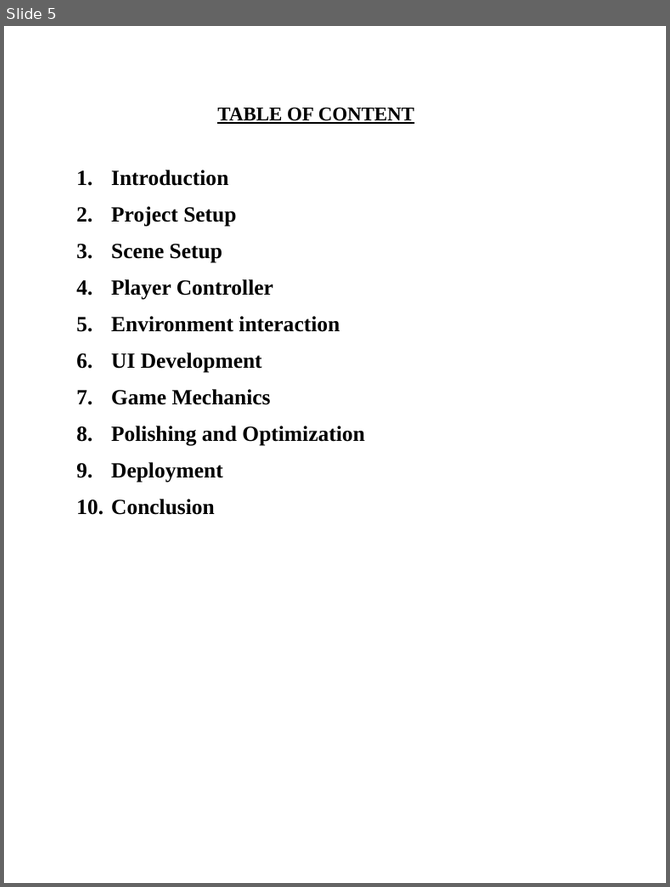
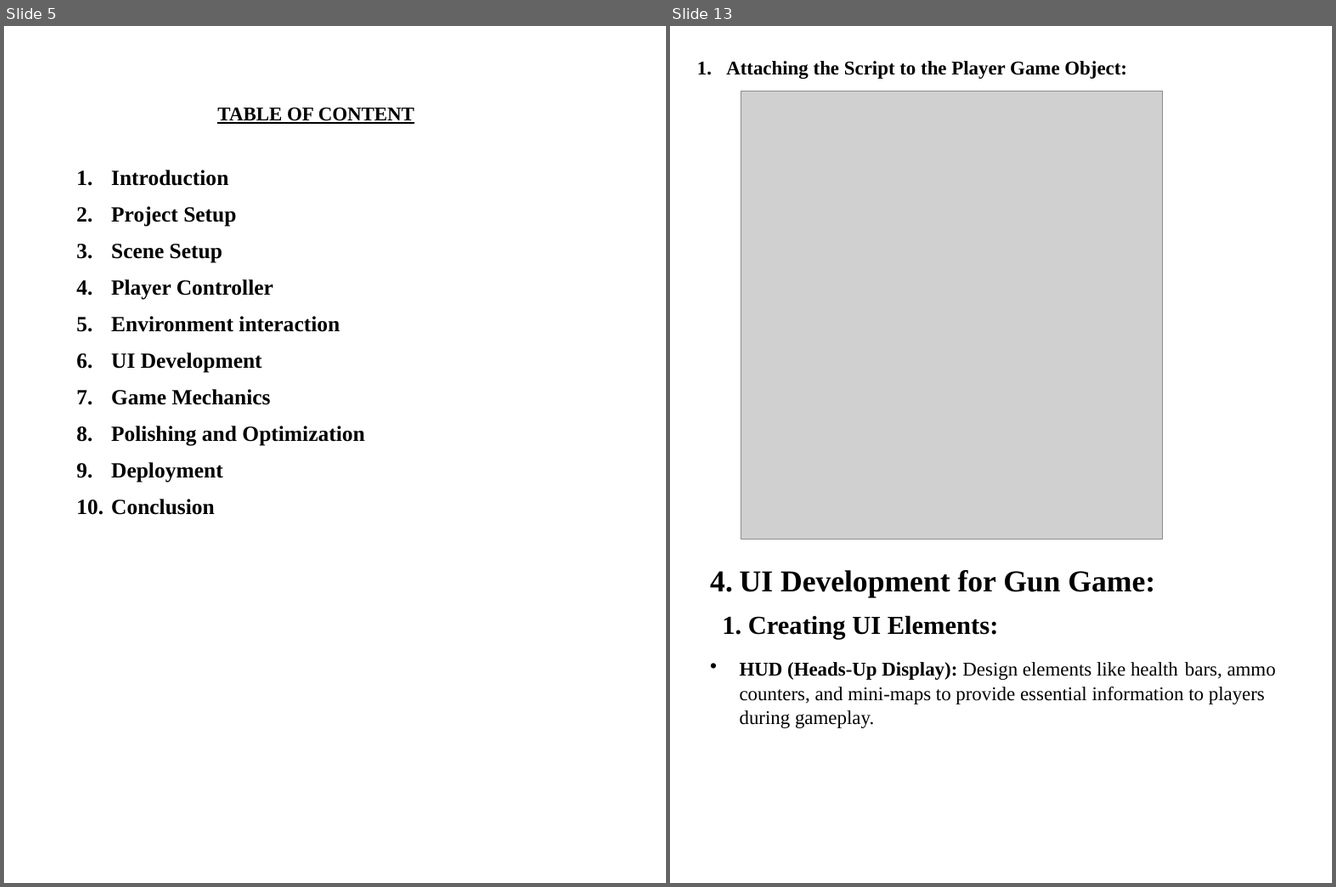
Before and after one commit to Archit-sharma01/untitled, a slide deck: Archit PPT.pptx. Shown side by side, each under a label of ours: slide 5 before the commit, slides 5 and 13 after it; the slides between them are not shown. The pictures are 670x887 and 1336x887 pixels, drawn with LibreOffice and Linux fonts; fonts in the diff are those of the drawing; grey boxes stand for pictures; background and template pictures are left out. Boxes give left, top, right and bottom in pixels: in the first picture for what was removed or moved away, otherwise in the second. Text is boxed around its words. In the diff, an @@ line names an element or a change of style, - is before the commit and + after.

```diff
--- a/Archit PPT.pptx
+++ b/Archit PPT.pptx
@@ slide 13 added at box(670, 26, 1332, 883), background picture (left out) @@
@@ text added at box(726, 61, 1127, 79), 18 pt, text #000000, bold @@
+1. Attaching the Script to the Player Game Object:
@@ picture added at box(741, 91, 1163, 539) @@
@@ text added at box(722, 570, 1276, 728), 18 pt, text #000000 @@
+4. UI Development for Gun Game:
+1. Creating UI Elements:
+• HUD (Heads-Up Display): Design elements like health bars, ammo counters, and mini-maps to provide essential information to players during gameplay.
```
Also in this commit, not shown: 1 slide changed, 13 other slides added, 32 slides removed.
